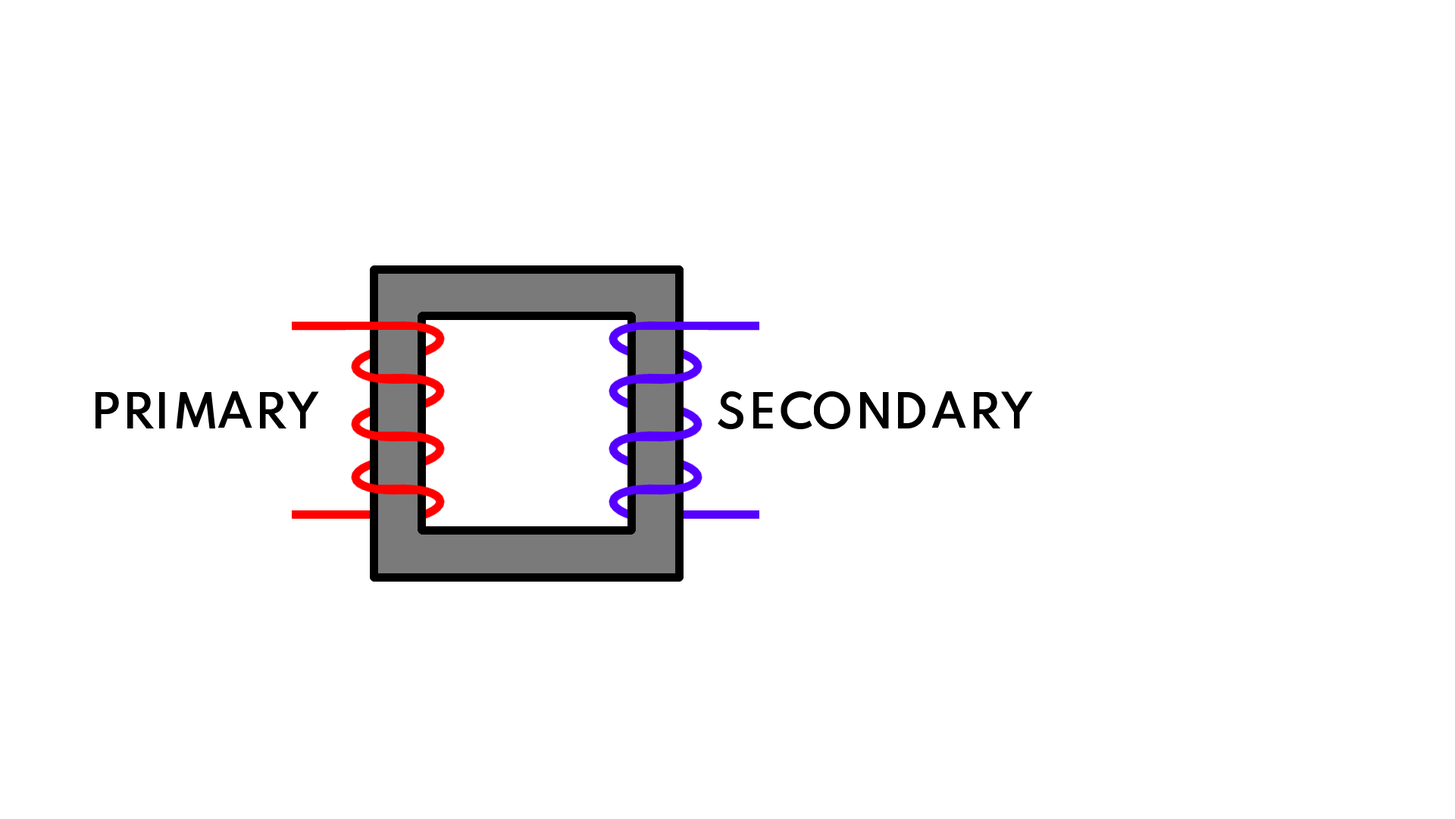
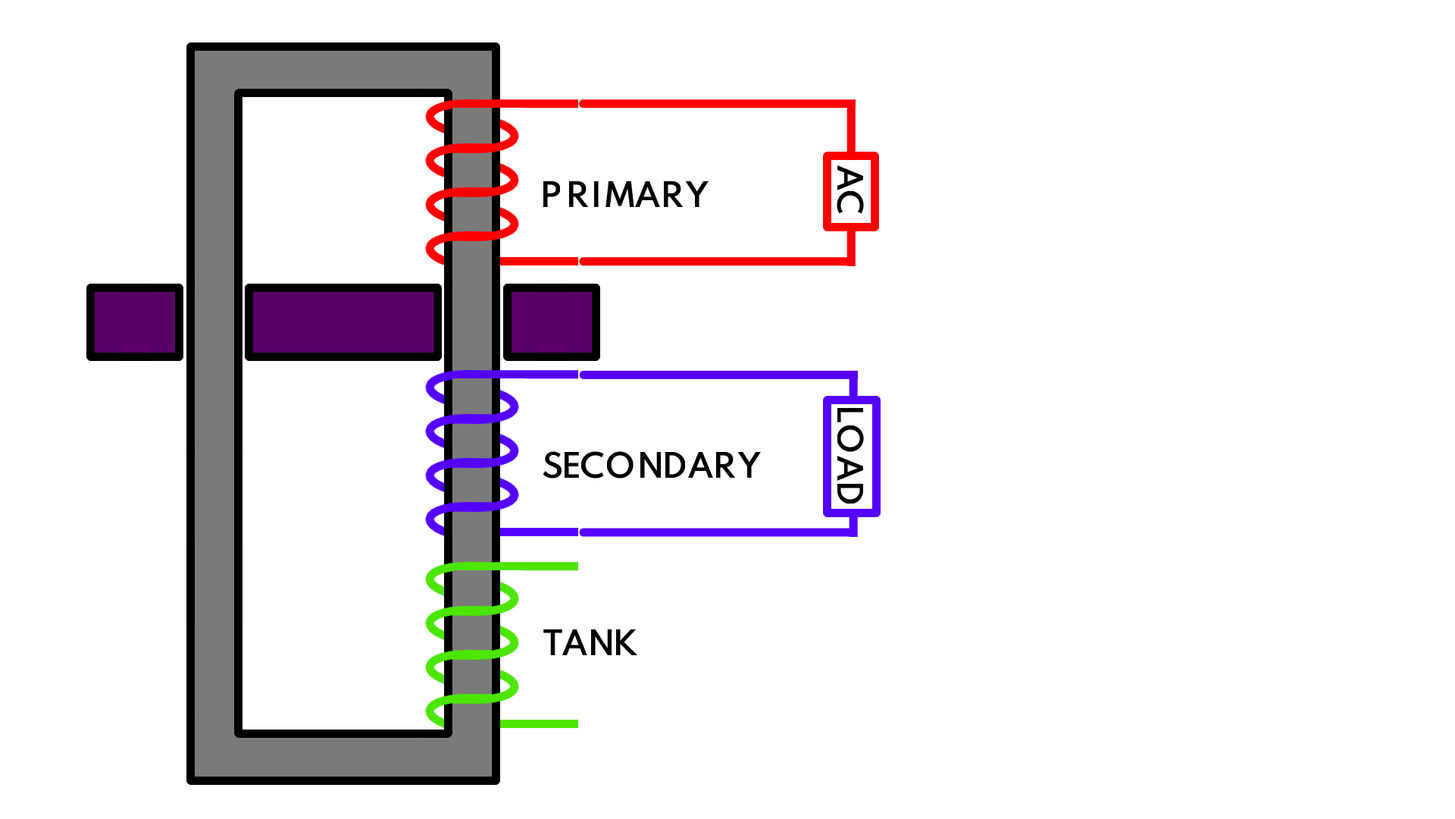
Comparing the layer stacks of the two 1455px x 819px images. Changes:
showed group "Ferroresonant Transformer" (8 layers) over [86, 42, 1034, 785]
added layer "Connections" (1st of 2, in "Ferroresonant Transformer") in group "Ferroresonant Transformer" over [533, 99, 922, 582]
painted on "Shunt Merged" over [86, 42, 1034, 785]
painted on "Core" (1st of 2, in "Ferroresonant Transformer") over [86, 42, 1034, 785]
hid group "Regular Transformer" (13 layers) over [86, 42, 1034, 785]
painted on "Secondary" (2nd of 2, in "Regular Transformer") over [86, 118, 925, 584]
painted on "Primary" (2nd of 2, in "Regular Transformer") over [285, 118, 636, 584]
renamed "Layer 2" to "Core", painted on it over [86, 42, 1034, 785]
